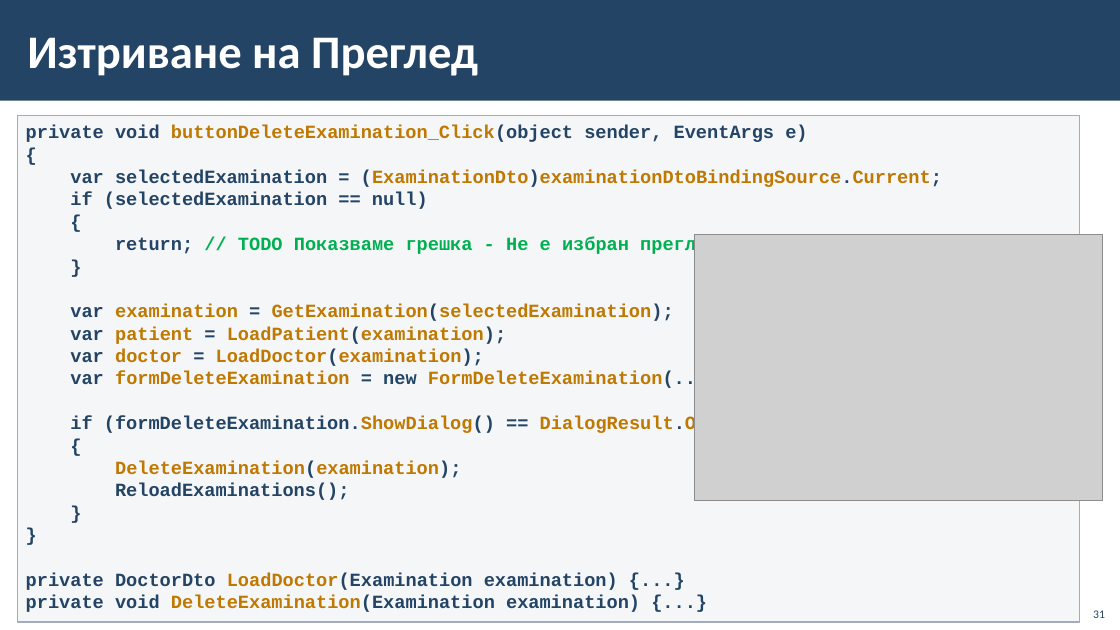
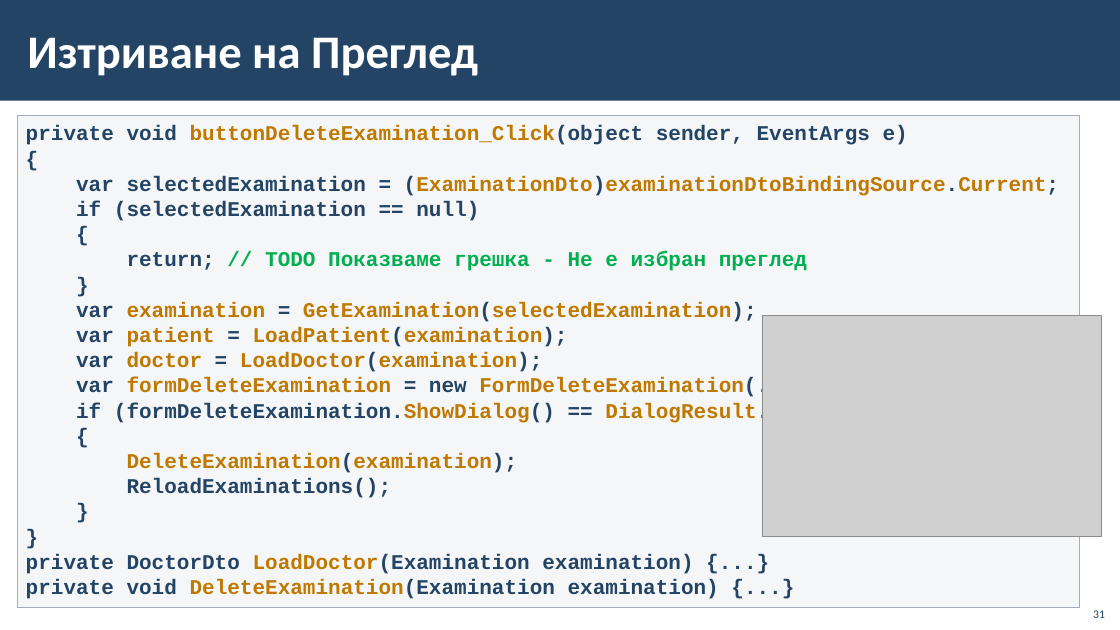
Before and after one commit to BG-IT-Edu/School-Programming, a slide deck: slide 31 of Courses/Software-Sciences/Module-4-Information-Systems-New/12-Implementation-of-Information-System/12.3-Implementation-of-Information-System.pptx. Drawn at 1120x630 pixels with LibreOffice and Linux fonts; fonts in the diff are those of the drawing; grey boxes stand for pictures; background and template pictures are left out. Boxes give left, top, right and bottom in pixels: in the first picture for what was removed or moved away, otherwise in the second. Text is boxed around its words. In the diff, an @@ line names an element or a change of style, - is before the commit and + after.

```diff
--- a/Courses/Software-Sciences/Module-4-Information-Systems-New/12-Implementation-of-Information-System/12.3-Implementation-of-Information-System.pptx
+++ b/Courses/Software-Sciences/Module-4-Information-Systems-New/12-Implementation-of-Information-System/12.3-Implementation-of-Information-System.pptx
@@ rectangle "private void buttonDeleteExamination_Click(object sender, Ev ..." resized from (x1=18, y1=116, x2=1081, y2=622) to (x1=18, y1=116, x2=1081, y2=608) @@
@@ rectangle "private void buttonDeleteExamination_Click(object sender, Ev ..." at (x1=18, y1=116, x2=1081, y2=608): size 16 to 18 pt @@
@@ picture resized from (x1=695, y1=234, x2=1103, y2=501) to (x1=763, y1=315, x2=1102, y2=536) @@
```
Also in this commit, not shown: 23 other slides changed.
